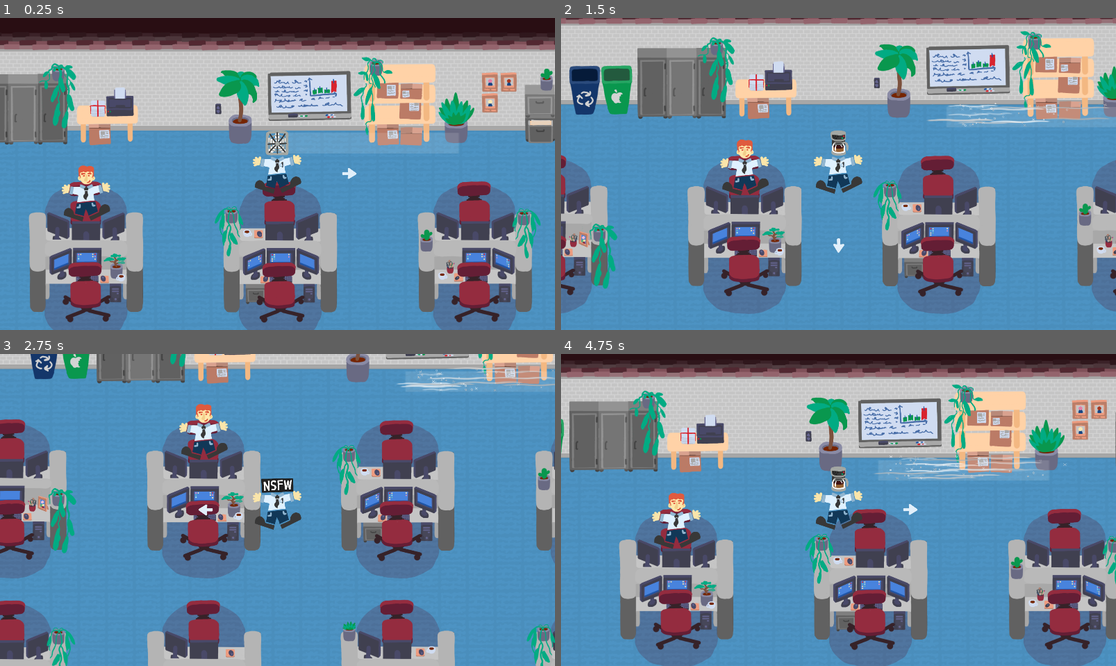
Above: before the commit, frames 1-4 (two rows, left to right).
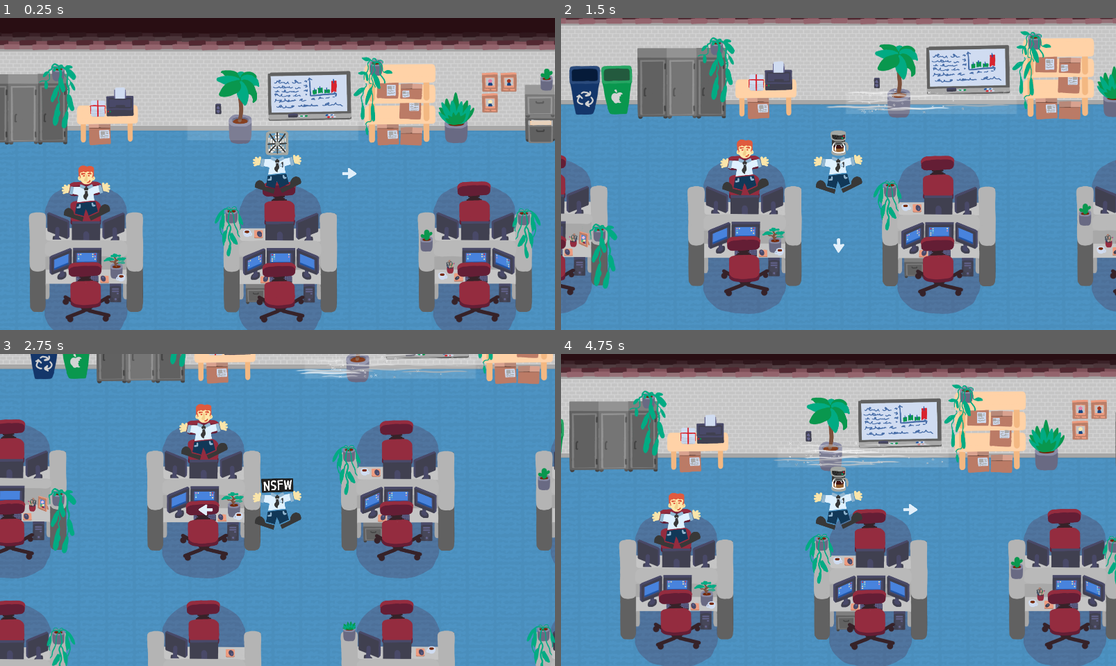
Above: after the commit, the same moments.

Repository: Hangover-Sunshine/HeadHoncho
Game: Godot game, scene res://scenes/test_particle.tscn
Two runs of this game, one before a commit and one after it. Both use one fixed random seed, a clock stepped at 60 frames per second and the inputs below. The project has no main scene, so this scene is started directly.
Inputs:
- Up to frame 1 (0.25 s): no input
- Up to frame 2 (1.5 s): tap Enter at 0.5 s; hold A (right) 0.53-1.28 s; hold 1 (blow_head_hk) 0.53-1.28 s; hold S (down) from 1.28 s (still down); tap 2 (coffee_head_hk) at 1.35 s
- Up to frame 3 (2.75 s): release S (down) at 2.03 s; hold A (right) from 2.03 s (still down); hold 3 (fuck_head_hk) from 2.03 s (still down)
- Up to frame 4 (4.75 s): release A (right) at 2.78 s; release 3 (fuck_head_hk) at 2.78 s; hold W (up) 2.78-3.53 s; tap Space (head_interaction) at 2.85 s; hold 1 (blow_head_hk) 3.53-4.28 s; hold D (left) from 3.53 s (still down); tap 2 (coffee_head_hk) at 4.35 s

The runs differ from the first frame. In frame 1, less than 0.1% of the frame differs, in the area x 35-67%, y 32-43%; in frame 2, 1.1%; in frame 3, 1.3%; in frame 4, 1.4%, in the area x 38-92%, y 28-41%.

Commit message:
fixed transformation on particles
i sleep now

Diff:
--- a/prefabs/fx/blowie.tscn
+++ b/prefabs/fx/blowie.tscn
@@ -17,7 +17,6 @@
 point_count = 2
 
 [node name="Blowie" type="Node2D"]
-position = Vector2(348, 46)
 
 [node name="Square" type="Sprite2D" parent="."]
 modulate = Color(1, 1, 1, 0.12549)
--- a/prefabs/fx/covefe_splash.tscn
+++ b/prefabs/fx/covefe_splash.tscn
@@ -60,6 +60,7 @@
 color_ramp = ExtResource("2_rode4")
 
 [node name="hugs" type="CPUParticles2D" parent="."]
+position = Vector2(327, 0)
 rotation = -1.5708
 amount = 50
 lifetime = 5.0
